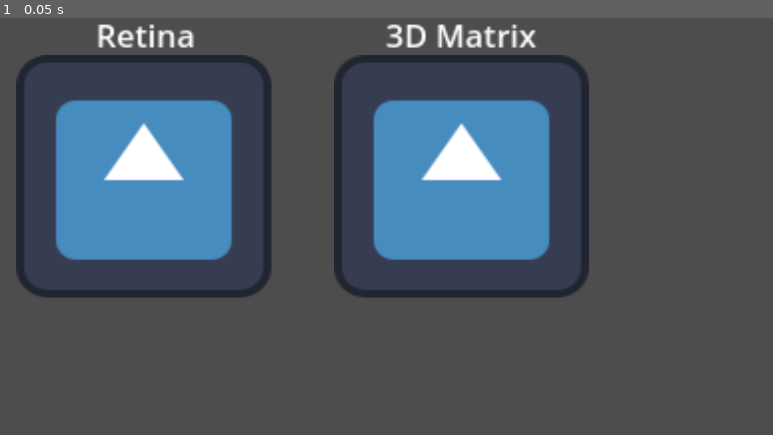
Above: before the commit, frame 1.
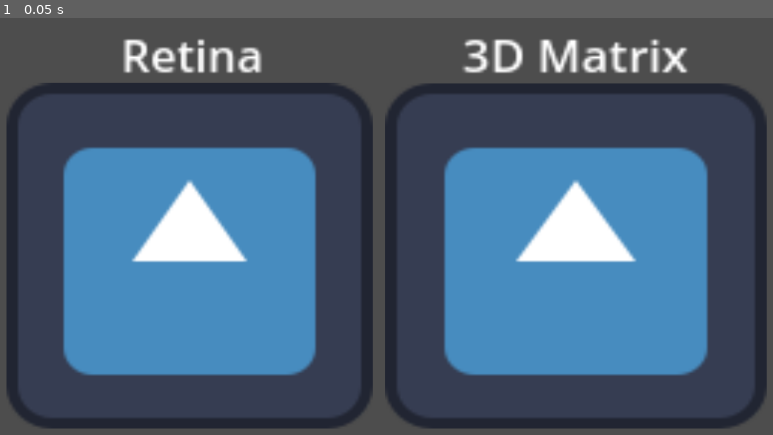
Above: after the commit, the same moment.

Repository: AnasFd/Ray-Tracing-Algorithm
Game: Godot game, scene res://compute-shader/ray_tracing.tscn
Two runs of this game, one before a commit and one after it. Both use one fixed random seed, a clock stepped at 60 frames per second and the inputs below. The engine's default icon, where the game draws it, is replaced by a stand-in: a white triangle on a blue panel in a dark square.
Inputs:
- Up to frame 1 (0.05 s): no input

The runs differ from the first frame. In frame 1, 52% of the frame differs, in the area x 0-100%, y 1-99%.

Commit message:
Compute Shaders ray tracing win

Diff:
--- a/compute-shader/ray_tracing.tscn
+++ b/compute-shader/ray_tracing.tscn
@@ -13,8 +13,8 @@
 data = [NodePath("../Retina"), NodePath("../Matrice3D")]
 
 [node name="Retina" type="Sprite2D" parent="."]
-position = Vector2(229, 240)
-scale = Vector2(2.875, 2.73438)
+position = Vector2(295, 355)
+scale = Vector2(4.125, 3.89844)
 texture = ExtResource("2_5kt3y")
 
 [node name="Label" type="Label" parent="Retina"]
@@ -26,8 +26,8 @@
 metadata/_edit_use_anchors_ = true
 
 [node name="Matrice3D" type="Sprite2D" parent="."]
-position = Vector2(687, 240)
-scale = Vector2(2.875, 2.73438)
+position = Vector2(852, 355)
+scale = Vector2(4.302, 3.898)
 texture = ExtResource("2_5kt3y")
 
 [node name="Label" type="Label" parent="Matrice3D"]
--- a/test-gdcript/test_gd.gd
+++ b/test-gdcript/test_gd.gd
@@ -27,7 +27,6 @@
 var matrix = Matrix.new()
 var retina = Retina.new()
 var eye = Eye.new()
-var ray = Ray.new()
 var MAX_RAY_LENGTH:int
 var color: int = 0  # color ini
 
@@ -86,7 +85,7 @@
 	eye.Position = Vector3(retina.Position.x + (retina.Width / 2),
 						   retina.Position.y + (retina.Lenght / 2),
 						   retina.Position.z + 10)
-
+	var ray = Ray.new()
 	## ROTATION ##
 	var angle = 5*step
 	rotate_eye_and_retina(angle)
Not shown, changed: compute-shader/ray_tracing.cpp
